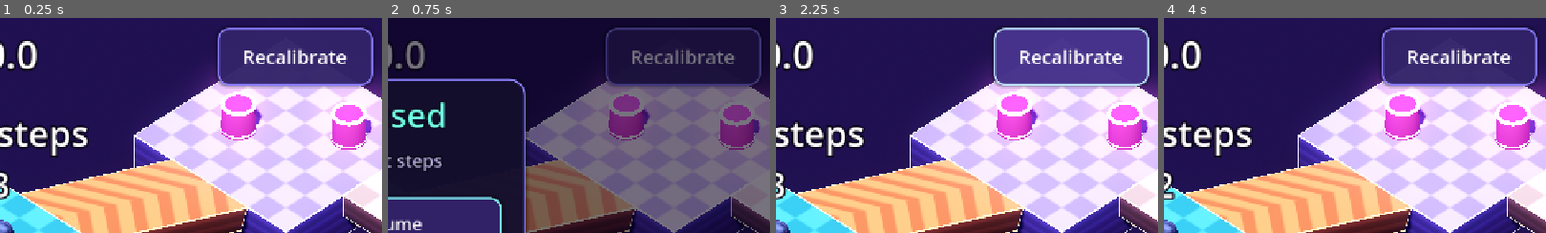
Above: before the commit, frames 1-4 (left to right).
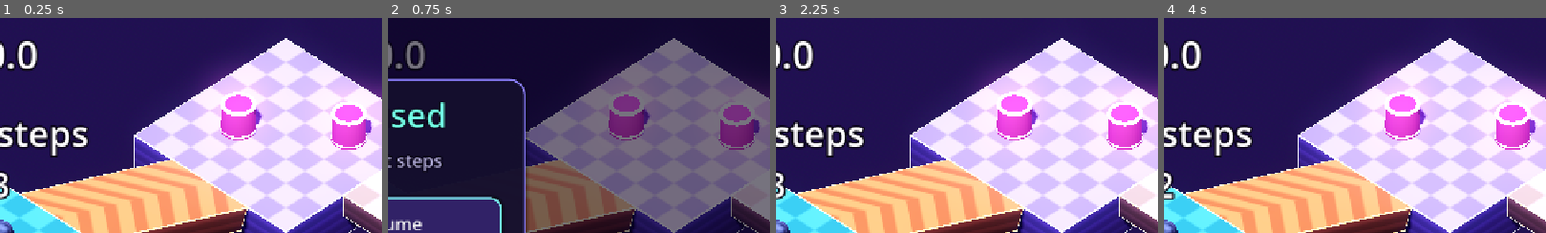
Above: after the commit, the same moments.

Repository: HernanDiaz/carreras-de-canicas
Game: Godot game, scene res://scenes/game.tscn
Two runs of this game, one before a commit and one after it. Both use one fixed random seed, a clock stepped at 60 frames per second and the inputs below. This scene is started directly instead of the project's main scene.
Inputs (mouse positions are % of the whole screen's width and height, from its top left):
- Up to frame 1 (0.25 s): no input
- Up to frame 2 (0.75 s): click "II" at 0.5 s
- Up to frame 3 (2.25 s): click "Restart level" at 1.25 s; click (89, 9) at 2 s, where only the run before the commit has a clickable "Recalibrate"
- Up to frame 4 (4 s): tap Enter at 2.75 s; move the mouse to (72, 45) at 2.77 s; hold Right (ui_right) 2.78-3.5 s; tap R at 2.85 s; click (72, 45) at 2.92 s; tap Space at 3.5 s; drag from (30, 55) to (45, 70) at 3.52 s
The pictures show only the part of the screen within x 50-100%, y 0-50%; the shares and areas given below are measured in that part.

The runs differ from the first frame. In frame 1, 6.1% of the frame differs, in the area x 56-98%, y 4-33%; in frame 2, 5.4%; in frame 3, 11%; in frame 4, 6.1%.

Commit message:
HUD: el botón Recalibrar solo sale si hay sensor de inclinación (en el PC con ratón o teclado no hacía nada)
Co-Authored-By: Claude Opus 5.5 <noreply@anthropic.com>

Diff:
--- a/scripts/game.gd
+++ b/scripts/game.gd
@@ -141,6 +141,9 @@
 	# La niebla baja contigo en los niveles que descienden mucho.
 	var fog_target := camera.target.global_position.y - FOG_BELOW if camera.target != null else -FOG_BELOW
 	_environment.fog_height = lerpf(_environment.fog_height, fog_target, 1.0 - exp(-2.0 * delta))
+	# Recalibrar solo sirve con sensor de inclinación: en el PC (ratón, teclado) no sale.
+	if not _spectating:
+		calibrate_button.visible = tilt_simulator.has_real_sensor()
 	match state:
 		State.WAITING:
 			_show_message(tr("WAITING_OTHERS"), 0.2)
--- a/tools/smoke_test.gd
+++ b/tools/smoke_test.gd
@@ -850,6 +850,10 @@
 	add_child(game)
 	var marble: Marble = game.marble
 	if index == 0:
+		# Sin sensor (PC, prueba sin cabeza) no tiene sentido el botón de recalibrar.
+		await get_tree().process_frame
+		if game.calibrate_button.visible:
+			_failures.append("sin sensor no debe salir el botón de recalibrar")
 		# Punto de control: anillo solo si cambia el sitio y no es la salida.
 		var saved_state: int = game.state
 		game.state = game.State.PLAYING
